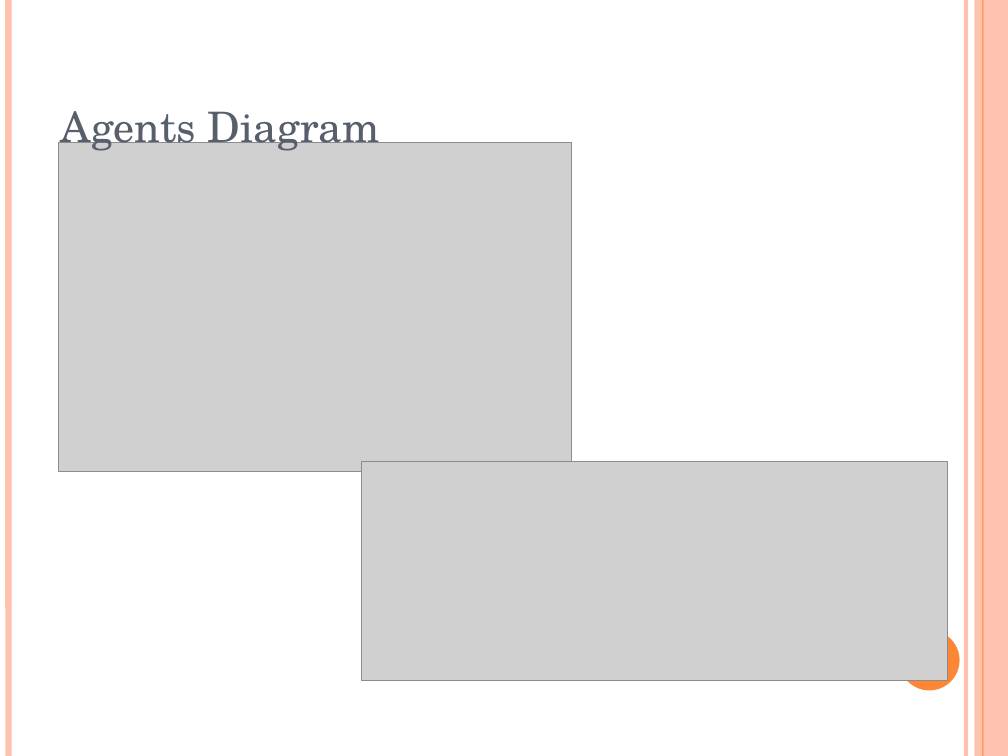
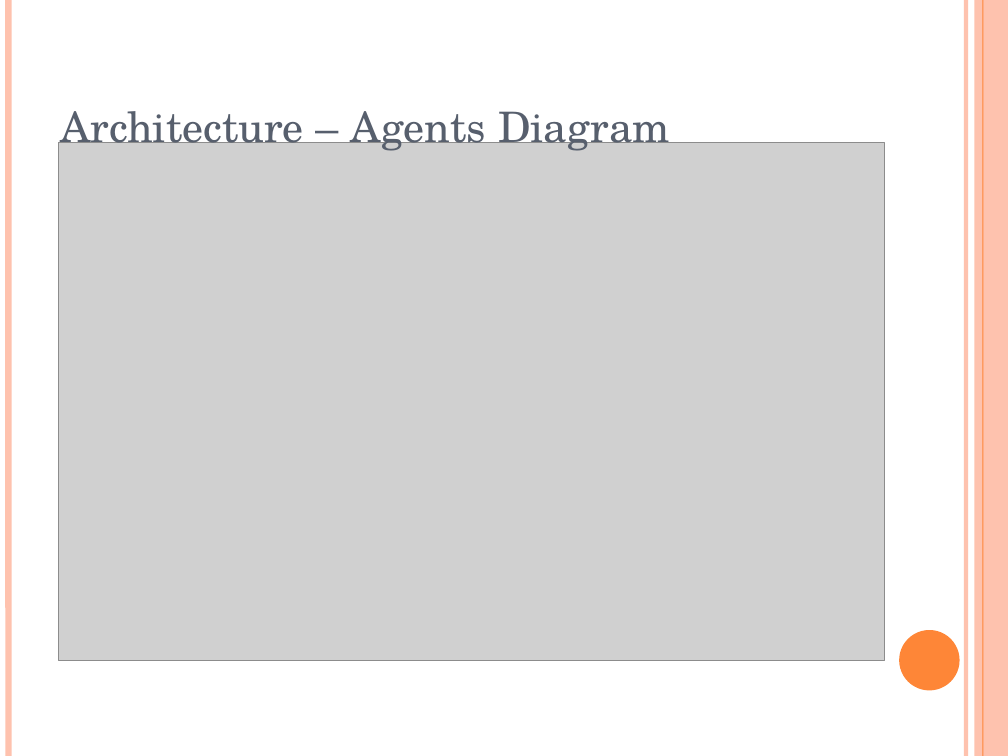
Before and after one commit to oscar-lima/sdp_ws2013_pcl, a slide deck: slide 6 of doc/apcl_presentation.pptx. Drawn at 1008x756 pixels with LibreOffice and Linux fonts; fonts in the diff are those of the drawing; grey boxes stand for pictures. Boxes give left, top, right and bottom in pixels: in the first picture for what was removed or moved away, otherwise in the second. Text is boxed around its words. In the diff, an @@ line names an element or a change of style, - is before the commit and + after.

```diff
--- a/doc/apcl_presentation.pptx
+++ b/doc/apcl_presentation.pptx
@@ text at (x1=60, y1=111, x2=670, y2=155): text changed @@
-Agents Diagram
+  Architecture – Agents Diagram
@@ picture resized from (x1=58, y1=143, x2=571, y2=472) to (x1=58, y1=143, x2=884, y2=661) @@
@@ picture removed at (x1=361, y1=462, x2=947, y2=680) @@
```
Also in this commit, not shown: 5 other slides changed, 4 slides added, 2 slides removed.
